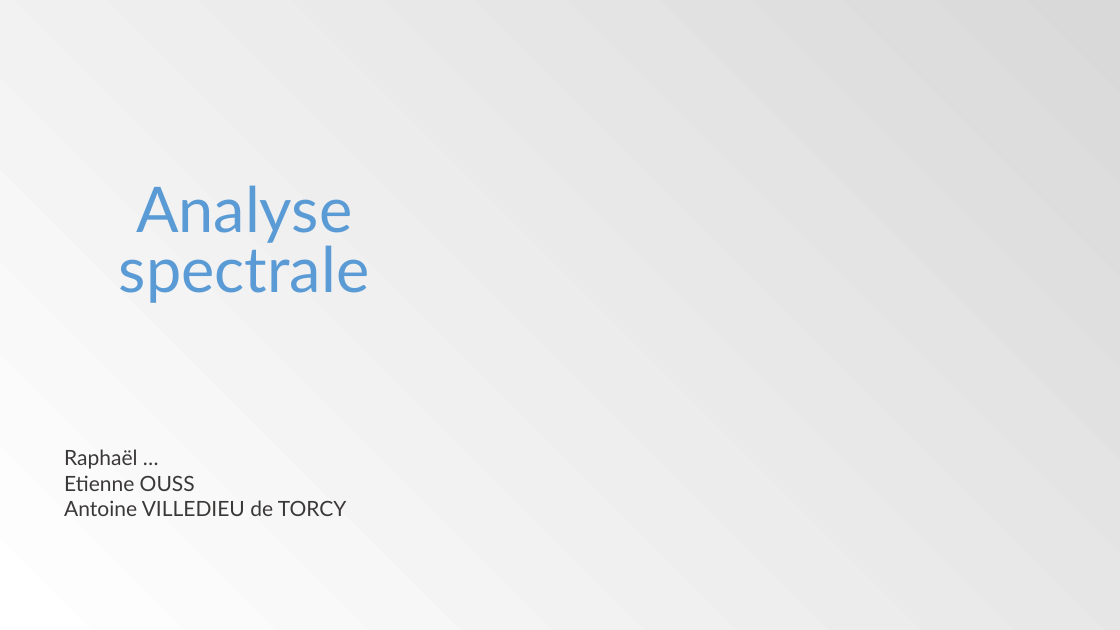
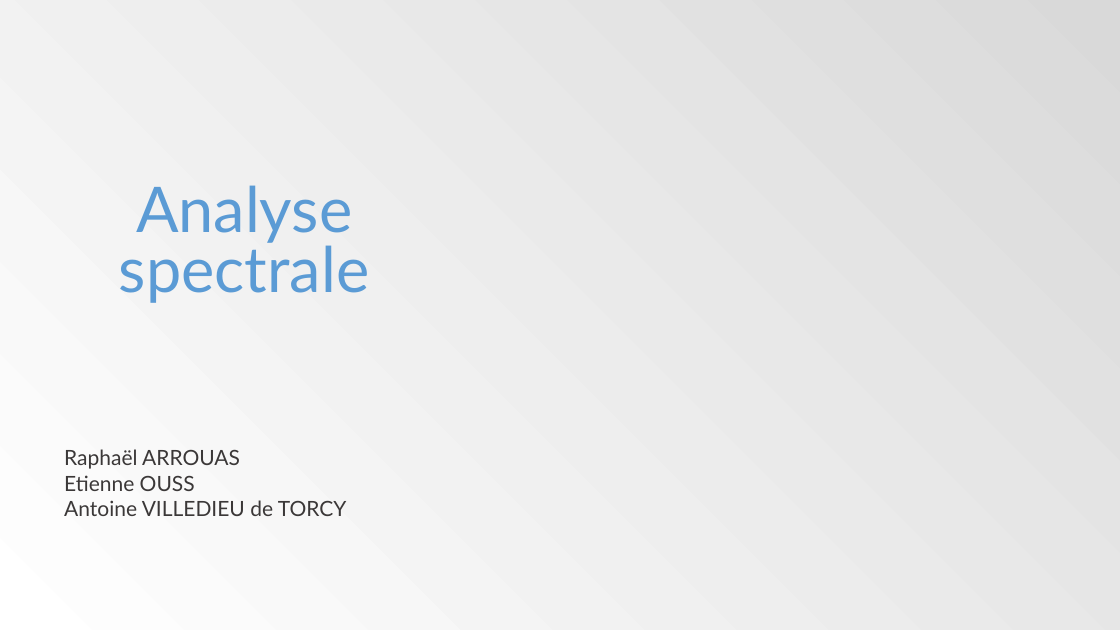
Before and after one commit to Arcyno/analyse_spectrale, a slide deck: slide 1 of Analyse spectrale.pptx. Drawn at 1120x630 pixels with LibreOffice and Linux fonts; fonts in the diff are those of the drawing; background and template pictures are left out. Boxes give left, top, right and bottom in pixels: in the first picture for what was removed or moved away, otherwise in the second. Text is boxed around its words. In the diff, an @@ line names an element or a change of style, - is before the commit and + after.

```diff
--- a/Analyse spectrale.pptx
+++ b/Analyse spectrale.pptx
@@ text at bbox=[64, 449, 240, 469]: text changed @@
-Raphaël …
+Raphaël ARROUAS
```
Also in this commit, not shown: 2 other slides changed.
